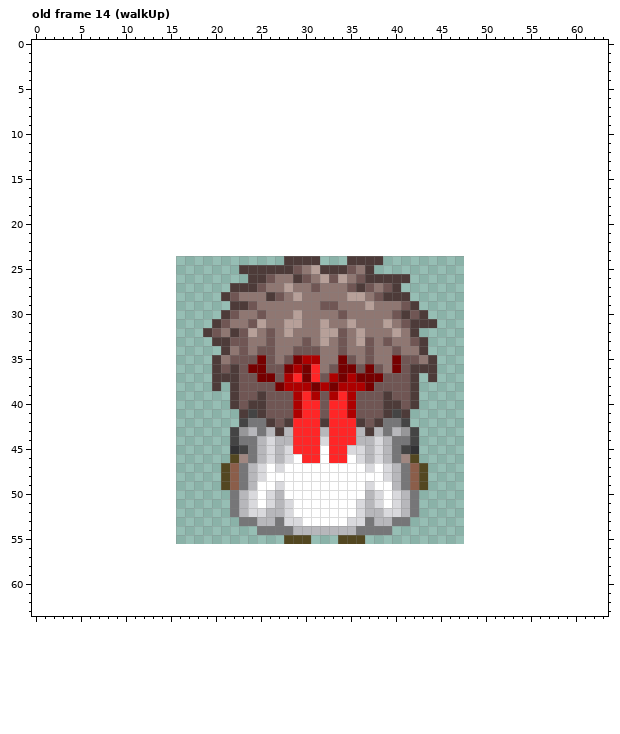
File history of a pixel-art file, assets/PIPOYA FREE RPG Character Sprites 32x32/Male/anim/Male 01.aseprite. Above: the version before the commit.
32x32 pixels, 20 frames. Colours within 5 levels of each other are drawn and written as one. Shown: old frame 14 (walkUp). The old version is drawn lined up with the new one, on the new canvas. The commit also changed other frames, which this record leaves out.
And afterwards:
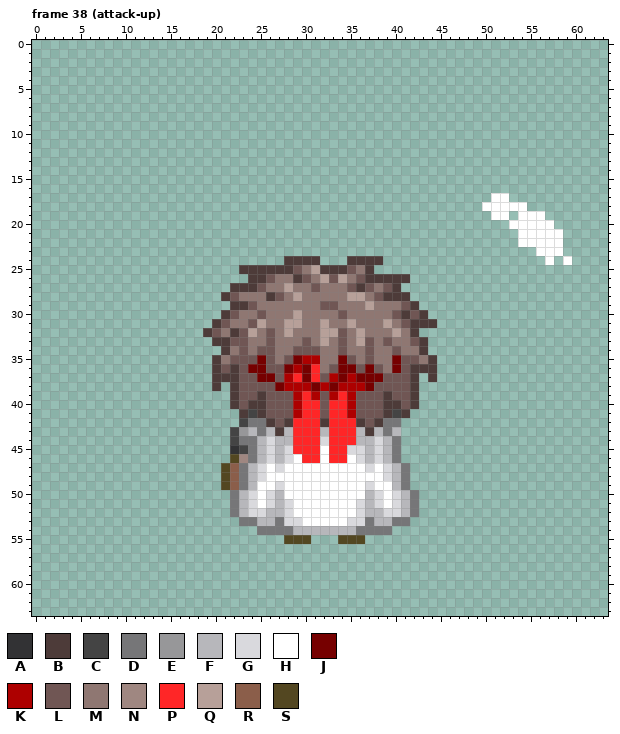
Palette (. is transparent): A #323234  B #4d3b39  C #444444  D #767678  E #979799  F #b7b7bb  G #d9d9dd  H #ffffff  J #760000  K #ad0000  L #705654  M #8f7772  N #9f8781  P #ff2627  Q #b7a099  R #8b5e4a  S #534721
A new or re-ordered frame is compared with the old frame closest to it.
From old to new:
canvas 32x32 -> 64x64, the old top-left corner now at 16,24
frames 20 -> 42
Frame 38 (attack-up) is new; against old frame 14 (walkUp):
The author put colour H in row 17 at x 51 to 52; in row 18 at x 50 to 54; in row 19 at x 51 to 52 and 54 to 56; in row 20 at x 53 to 57; in rows 21 to 22 at x 54 to 58; in row 23 at x 56 to 58.
The author put colour H in row 24 at x 57 and 59.
Colour A is removed in row 45 at x 42.
Colour C is removed in row 42 at x 41; in rows 43 to 44 at x 42; in row 45 at x 41.
Colour D is removed in row 44 at x 41.
Colour E is removed in row 43 at x 41.
Colour N is removed in row 46 at x 41.
Colour R is removed in rows 47 to 49 at x 42.
Colour S is removed in row 46 at x 42; in rows 47 to 49 at x 43.
Changed places in both pictures, as pixel boxes (x1, y1, x2, y2):
added: (482, 193, 572, 265)
erased: (401, 418, 428, 490)
